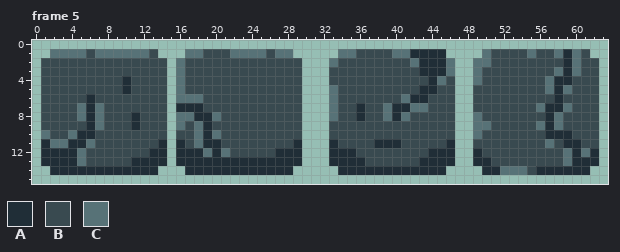
Edited in one commit: pixel-art file (ArcadePrototype/Assets/Art/Main/Plats/ShakingPlat/ShakingPlat.aseprite). That is the earlier state.
64x16 pixels, 6 frames. Shown: frame 5.
Visible layers, top first: "Layer 5", "Layer 4", "Layer 3", "Layer 2".
Palette (. is transparent): A #202e37  B #394a50  C #577277
Pixels before, frame 5, first column x 1:
 1 .CCCCBCCCCCCB...CCBBBCCCCBCC.....CCBBBBCCAAAA....CBBBBCBBCACB.
 2 BBBBBBBBBBBBBB.CBBBBBBBBBBBBB...CBBBBBBBBCAAAC..CCBBBBBBBBACBB
 3 BBBBBBBBBBBBBB.CBBBBBBBBBBBBB...BBBBBBBBBBAAAC..CBBBBBBBBCACBB
 4 BBBBBBBBBABBBB.CBBBBBBBBBBBBB...BBBBBBBBBBBACB..CBBBBBBBCAABBB
 5 BBBBBBBBBABBBB.CBBBBBBBBBBBBB...CBBBBBBBBBAABB..BBBBBBBBCACBBB
 6 BBBBBABBBBBBBB.CCCBBBBBBBBBBB...CBBBBBBBCAABBB..BBBBBBBBBABBBB
 7 BBBBCACBBBBBBB.AAABBBBBBBBBBB...CBBABBCAACCBBB..BBBBBBBCAACBBB
 8 BBBBCACBBBABBB.CCAACBBBBBBBBB...CBBABBCACBBBBB..CBBBBBBBACBBBB
 9 BBBBBACBBBABBB.CBCABBBBBBBBBB...BBBBBBBBBBBBBB..CCBBBBBCACBBBB
10 CBBCAABBBBBBBB.BBCACBBBBBBBBB...BBBBBBBBBBBBBB..CBBBBBBBAAABBB
11 ACCAACBBBBBBBA.ABCAABBBBBBBBA...ABBBBAAABBBBBA..BBBBBBBBCBAABB
12 AAAACBBBBBBBAA.AAACACBBBBBAAA...AAABBBBBBBBAAA..ABBBBBBBBBCACA
13 AAAACBBBBBAAAA.AAAAAAAAAAAAAA...AAAABBBBBBAAAA..AABBBBBBBBCAAA
14 .AAAAAAAAAAAA...AAAAAAAAAAAA.....AAAAAAAAAAAA....AACCCBAAAAAA.
The same view after the edit:
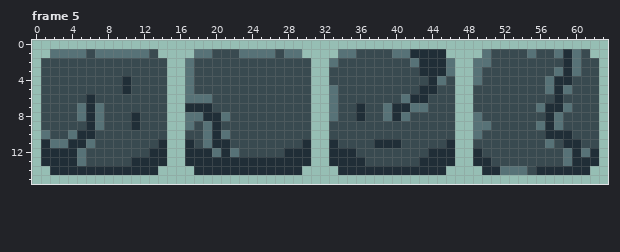
The edit:
Changed rows in their new state; - is an unchanged pixel.
Frame 5, layer "Layer 4":
first column x 16:
 1 -.-C--B---CB-C-
 2 .C------------B
 3 .C------------B
 4 .C------------B
 5 .C------------B
 6 .--C----------B
 7 .--A----------B
 8 .-C-AC--------B
 9 .CBCA---------B
10 .-BCAC--------B
11 .ABC-A-------BA
12 .--ACAC----B--A
13 .-------------A
14 -.-----------A-
